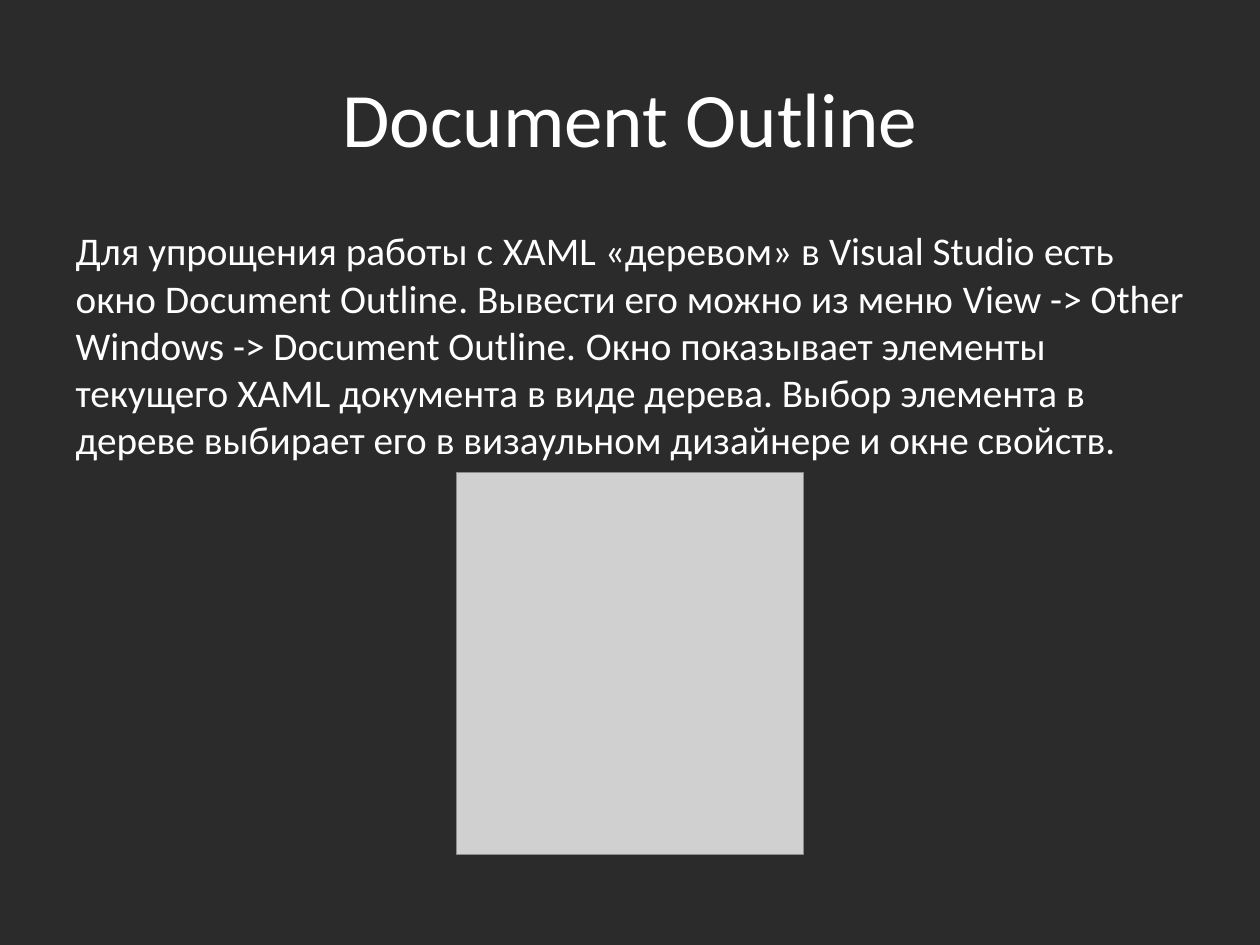
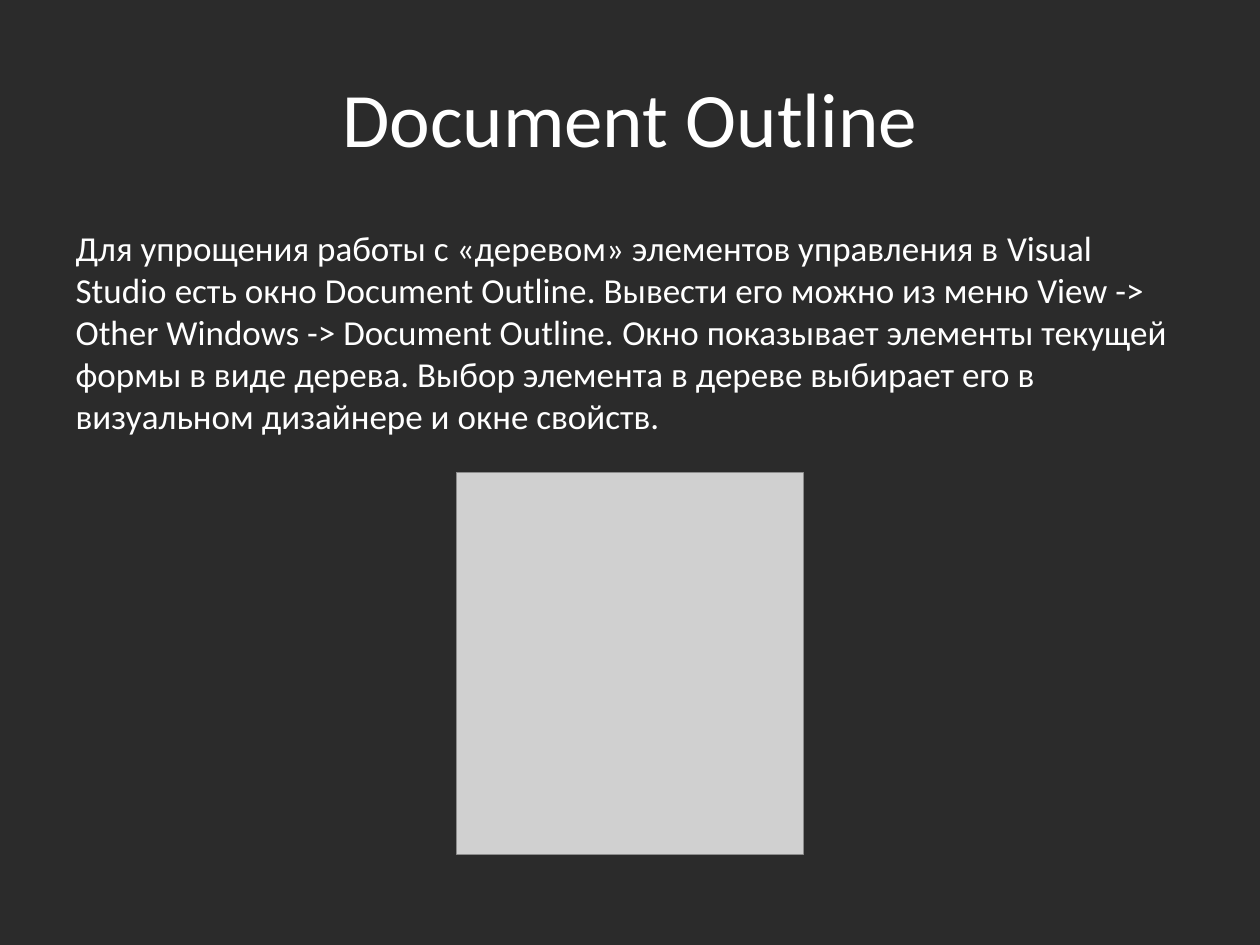
Before and after one commit to bazile/Training, a slide deck: slide 5 of Presentation/lesson-12-winforms.pptx. Drawn at 1260x945 pixels with LibreOffice and Linux fonts; fonts in the diff are those of the drawing; grey boxes stand for pictures; background and template pictures are left out; a plain dark background stands for a picture behind light text. Boxes give left, top, right and bottom in pixels: in the first picture for what was removed or moved away, otherwise in the second. Text is boxed around its words. In the diff, an @@ line names an element or a change of style, - is before the commit and + after.

```diff
--- a/Presentation/lesson-12-winforms.pptx
+++ b/Presentation/lesson-12-winforms.pptx
@@ text at [76, 236, 1166, 435]: text changed; size 22.4 to 20 pt @@
-Для упрощения работы с XAML «деревом» в Visual Studio есть окно Document Outline. Вывести его можно из меню View -> Other Windows -> Document Outline. Окно показывает элементы текущего XAML документа в виде дерева. Выбор элемента в дереве выбирает его в визаульном дизайнере и окне свойств.
+Для упрощения работы с «деревом» элементов управления в Visual Studio есть окно Document Outline. Вывести его можно из меню View -> Other Windows -> Document Outline. Окно показывает элементы текущей формы в виде дерева. Выбор элемента в дереве выбирает его в визуальном дизайнере и окне свойств.
```
Also in this commit, not shown: 1 other slide changed, 1 slide added.
